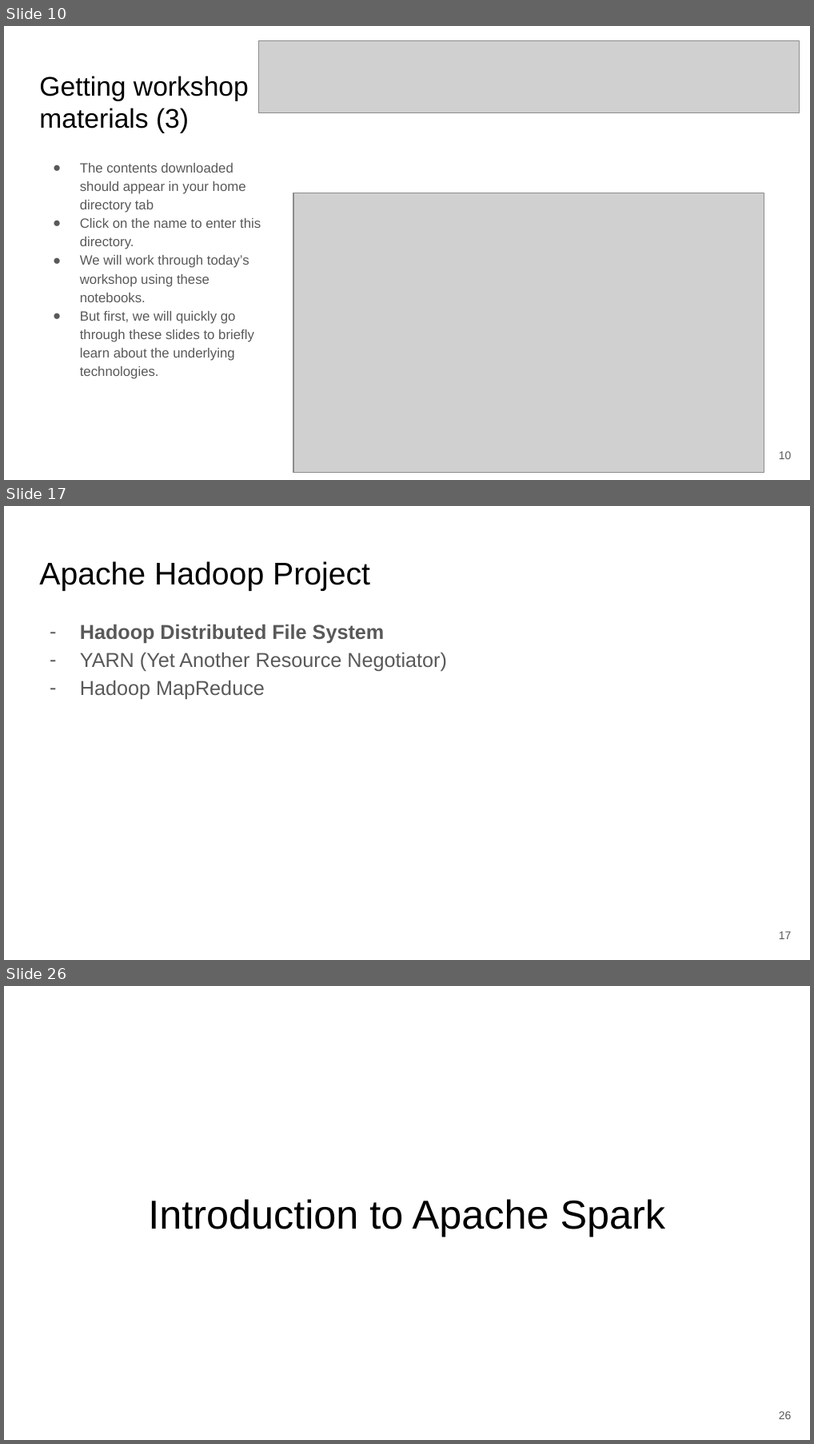
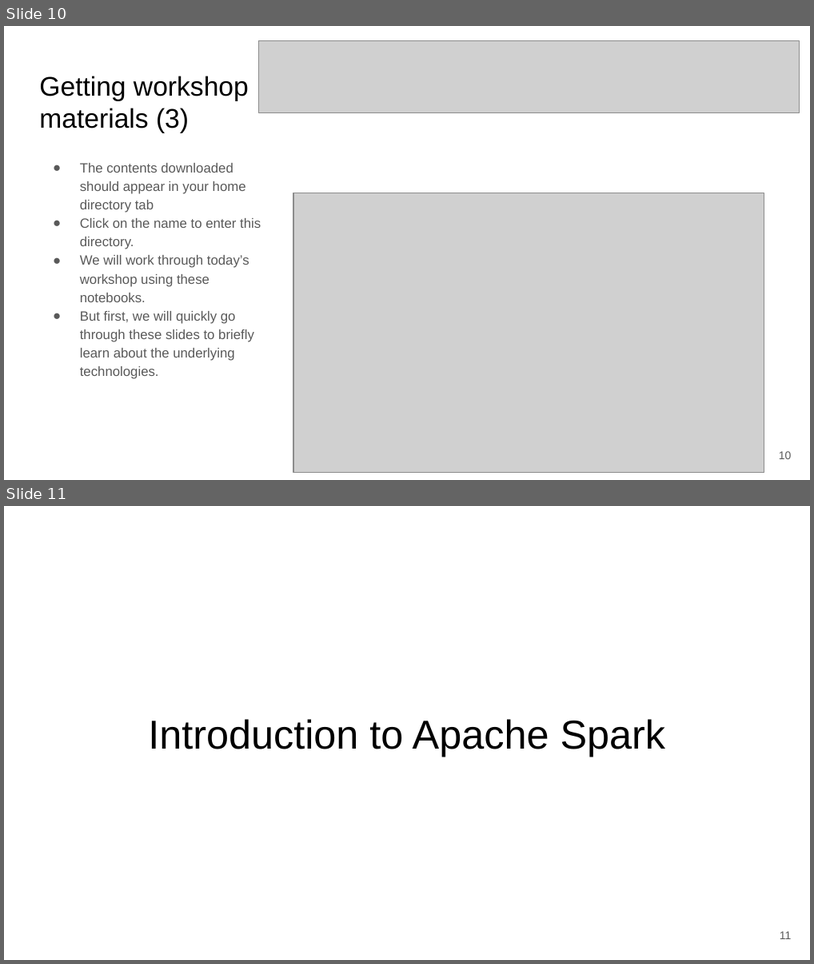
Before and after one commit to clemsonciti/workshop-python-intro-to-spark, a slide deck: Getting_started.pptx. Shown one above the other, each under a label of ours: slides 10, 17 and 26 before the commit, slides 10 and 11 after it; the slides between them are not shown. The pictures are 814x1444 and 814x964 pixels, drawn with LibreOffice and Linux fonts; fonts in the diff are those of the drawing; grey boxes stand for pictures. Boxes give left, top, right and bottom in pixels: in the first picture for what was removed or moved away, otherwise in the second. Text is boxed around its words. In the diff, an @@ line names an element or a change of style, - is before the commit and + after.

```diff
--- a/Getting_started.pptx
+++ b/Getting_started.pptx
@@ slide 17 removed at [4, 506, 810, 960], background #FFFFFF @@
@@ title removed at [39, 561, 370, 591] @@
-Apache Hadoop Project
@@ text removed at [80, 624, 447, 699] @@
-– Hadoop Distributed File System
-– YARN (Yet Another Resource Negotiator)
-– Hadoop MapReduce
@@ page number removed at [779, 931, 792, 939] @@
-17
@@ what was slide 26 is now slide 11 @@
@@ page number at [780, 931, 791, 939]: text changed @@
-26
+11
```
Also in this commit, not shown: 1 slide changed, 14 other slides removed.
